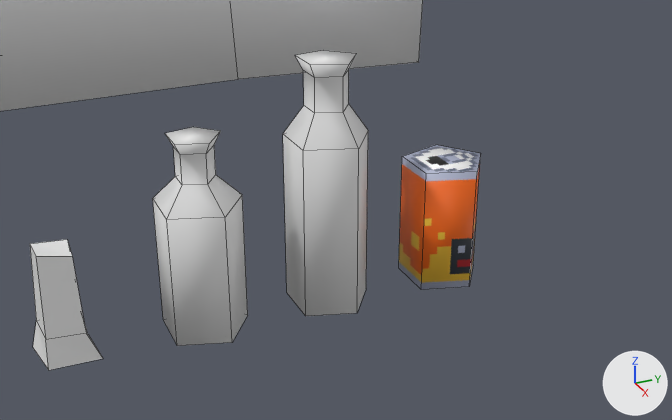
Renders of the Blender file Assets/Models/Map/Obstacals.blend from each side of a commit.
Rendered twice from a 50 mm lens placed at (3.559, -6.371, 0.902), pointed at (1.64, -5.507, -0.058). Every picture has the same lights, and +X, +Y and +Z are marked at lower right. Mesh edges are drawn as thin lines.

The first picture shows 'Bottle', 'BottleTall', 'Candle', 'HedgeLong', 'SodaCan'.
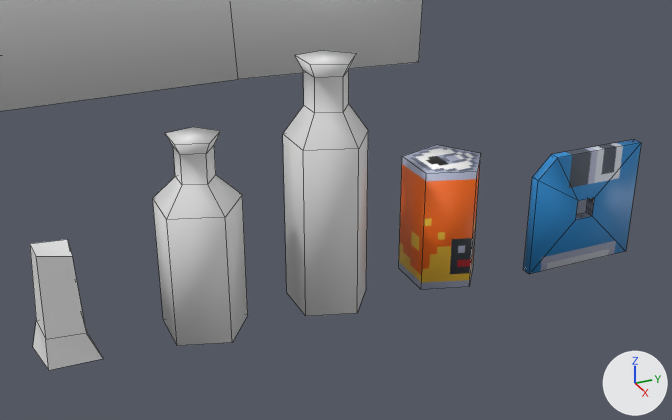
What differs and where, as boxes [x1, y1, x2, y2] in the pictures (672 x 420 px):
'FloppyDisk', added (blue)
    after: [523, 140, 641, 274]

Edits to the bpy script that builds the scene:
```text
Add img_floppydiskuv_blue_png:
    img_floppydiskuv_blue_png = load_image('FloppyDiskUV_Blue.png', 'UVs/FloppyDiskUV_Blue.png', 32, 32, 'sRGB')
Add mat_floppydiskuv_blue:
    mat_floppydiskuv_blue = principled_material('FloppyDiskUV_Blue')
    mat_floppydiskuv_blue.texture = img_floppydiskuv_blue_png
Add me_cube_012:
    me_cube_012.from_pydata(...)  # 18 vertices, 19 faces; spans x -0.025..0.0, y -0.15..0.15, z -0.15..0.15
    me_cube_012.polygons.foreach_set('use_smooth', [True] * 19)
    me_cube_012.materials.append(mat_floppydiskuv_blue)  # picture img_floppydiskuv_blue_png
Add ob_floppydisk:
    ob_floppydisk = bpy.data.objects.new('FloppyDisk', me_cube_012)
    ob_floppydisk.location = (1.9, -4.95, -0.05)
```
